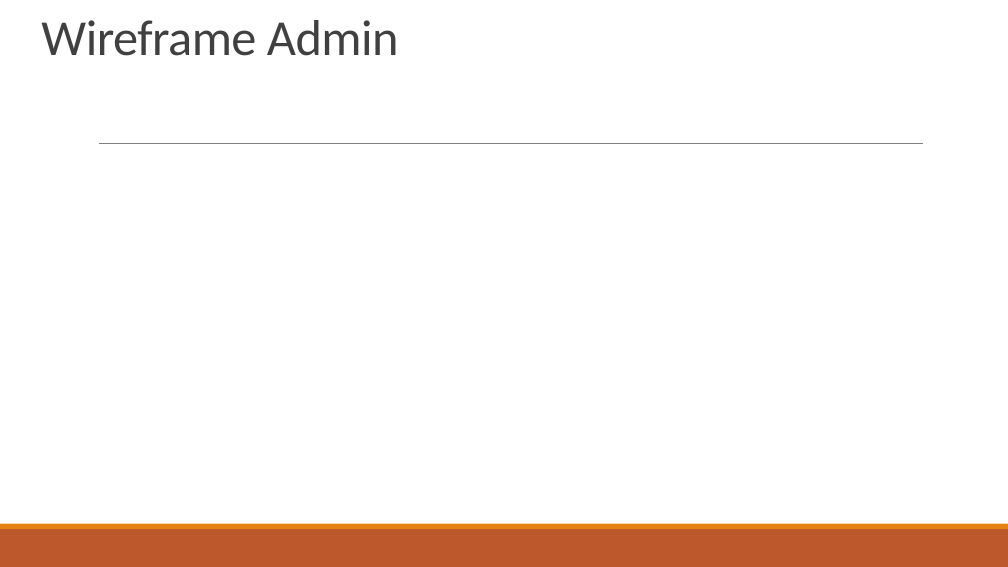
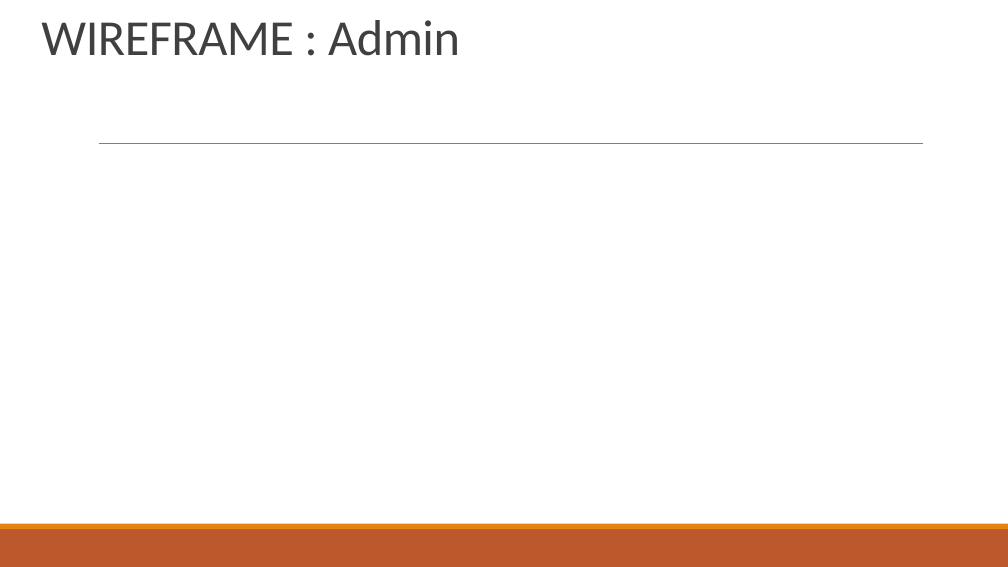
Before and after one commit to MaheswaraAW/-PPL4611, a slide deck: slide 10 of Aplikasi Catalog Board Game.pptx. Drawn at 1008x567 pixels with LibreOffice and Linux fonts; fonts in the diff are those of the drawing; background and template pictures are left out. Boxes give left, top, right and bottom in pixels: in the first picture for what was removed or moved away, otherwise in the second. Text is boxed around its words. In the diff, an @@ line names an element or a change of style, - is before the commit and + after.

```diff
--- a/Aplikasi Catalog Board Game.pptx
+++ b/Aplikasi Catalog Board Game.pptx
@@ title at (41,20,460,56): text changed @@
-Wireframe Admin
+WIREFRAME : Admin
```
Also in this commit, not shown: 12 other slides changed, 1 slide added, 1 slide removed.
